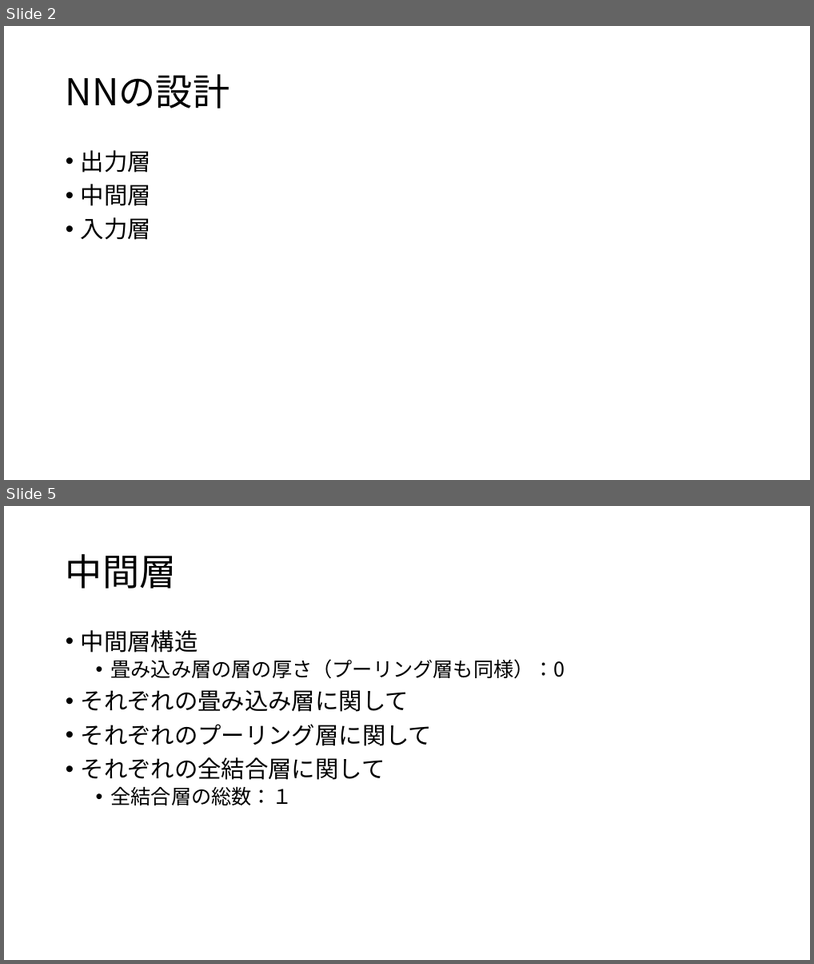
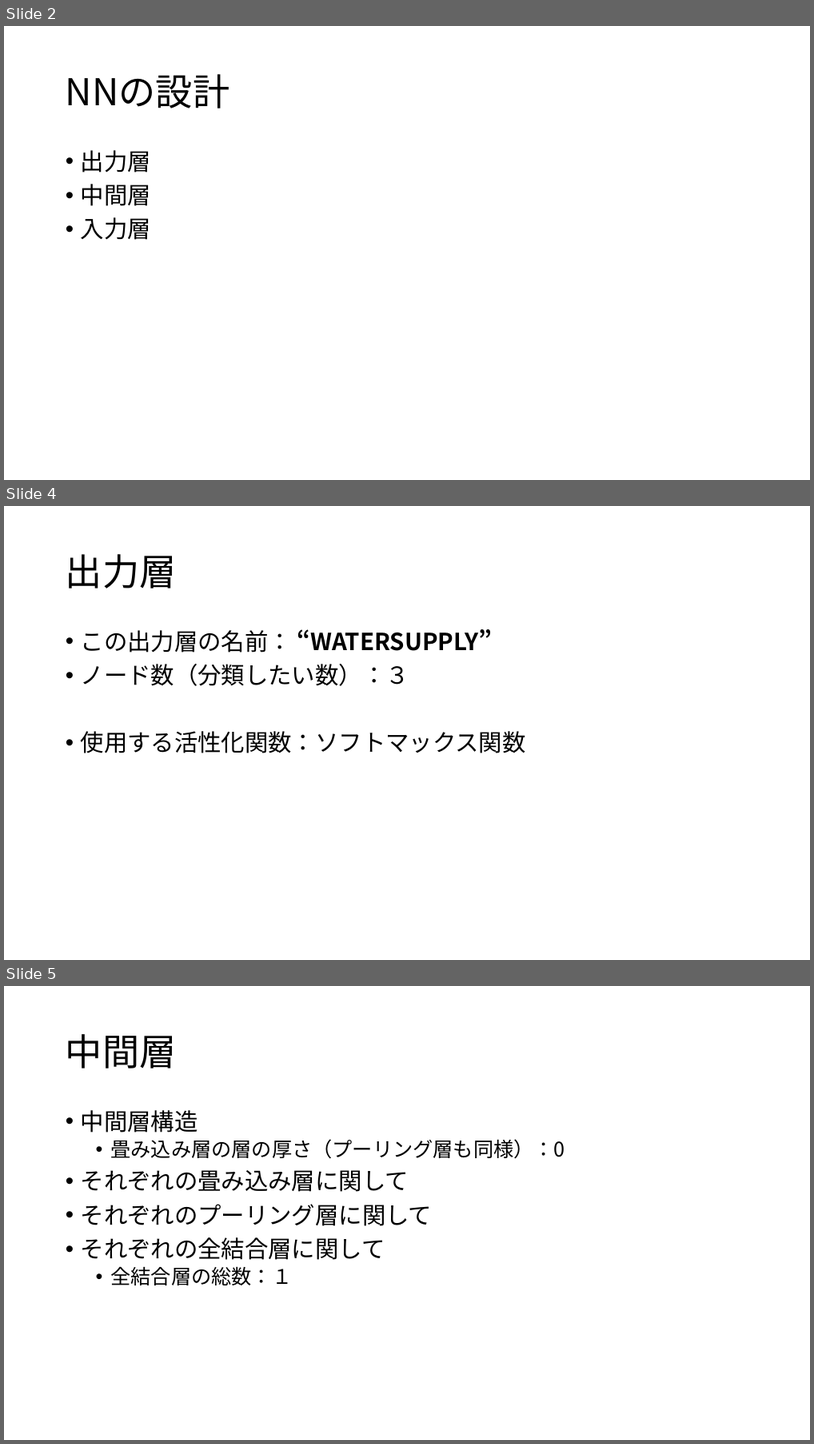
Before and after one commit to s1250103/Public_mori-lab, a slide deck: experiments/b_wide/Implement/plan_implementation.pptx. Shown one above the other, each under a label of ours: slides 2 and 5 before the commit, slides 2, 4 and 5 after it; the slides between them are not shown. The pictures are 814x964 and 814x1444 pixels, drawn with LibreOffice and Linux fonts; fonts in the diff are those of the drawing. Boxes give left, top, right and bottom in pixels: in the first picture for what was removed or moved away, otherwise in the second. Text is boxed around its words. In the diff, an @@ line names an element or a change of style, - is before the commit and + after.

```diff
--- a/experiments/b_wide/Implement/plan_implementation.pptx
+++ b/experiments/b_wide/Implement/plan_implementation.pptx
@@ slide 4 added at (4,506,810,960), background #FFFFFF @@
@@ title added at (66,554,177,588), 44 pt, text #000000 @@
+出力層
@@ text added at (81,629,526,753), 28 pt, text #000000 @@
+• この出力層の名前： “WATERSUPPLY”
+• ノード数（分類したい数）：３
+• 使用する活性化関数：ソフトマックス関数
```
Also in this commit, not shown: 3 slides changed, 3 other files.
